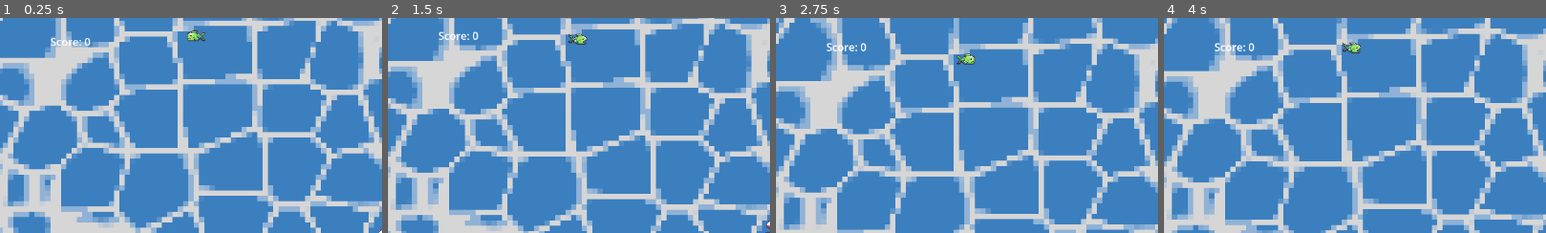
Above: before the commit, frames 1-4 (left to right).
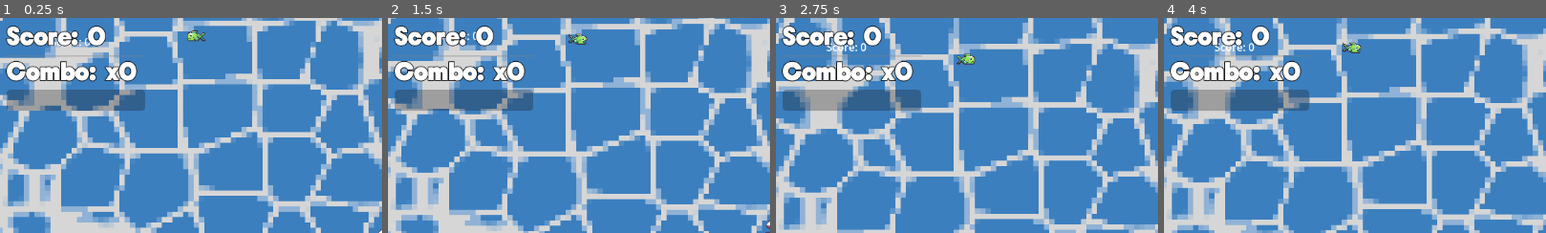
Above: after the commit, the same moments.

Repository: manspider-thatdev/fishing-game
Game: Godot game, scene res://scenes/main.tscn
Same seed, same stepped clock (60 frames per second), same inputs: the game is played once before the commit and once after it.
Inputs:
- Up to frame 1 (0.25 s): no input
- Up to frame 2 (1.5 s): hold D (right) 0.53-1.28 s; hold Space (space) 0.53-1.28 s; hold S (down) from 1.28 s (still down); tap K at 1.35 s
- Up to frame 3 (2.75 s): release S (down) at 2.03 s; hold D (right) from 2.03 s (still down); hold Space (space) from 2.03 s (still down)
- Up to frame 4 (4 s): release D (right) at 2.78 s; release Space (space) at 2.78 s; hold W (up) 2.78-3.53 s; tap K at 2.85 s; hold A (left) from 3.53 s (still down); hold Space (space) from 3.53 s (still down)
The pictures show only the part of the screen within x 0-50%, y 0-50%; the shares and areas given below are measured in that part.

The runs differ from the first frame. In frame 1, 7.5% of the frame differs, in the area x 1-38%, y 3-44%; in frame 2, 7.5%; in frame 3, 7.5%, in the area x 1-39%, y 3-44%; in frame 4, 7.5%.

Commit message:
Setting Up UI Node & Hooking up a Bunch of Stuff

Diff:
--- /dev/null
+++ b/scenes/fishing_gui.tscn
@@ -0,0 +1,41 @@
+[gd_scene load_steps=3 format=3 uid="uid://d34xyh3hk8kgu"]
+
+[ext_resource type="Script" path="res://scripts/fishing_gui.gd" id="1_tdink"]
+[ext_resource type="FontFile" uid="uid://byl2kimsamg54" path="res://assets/fonts/BNHightide.otf" id="1_yjyji"]
+
+[node name="fishing_gui" type="CanvasLayer"]
+script = ExtResource("1_tdink")
+
+[node name="MarginContainer" type="MarginContainer" parent="."]
+offset_right = 219.0
+offset_bottom = 140.0
+theme_override_constants/margin_left = 10
+theme_override_constants/margin_top = 10
+
+[node name="VBoxContainer" type="VBoxContainer" parent="MarginContainer"]
+layout_mode = 2
+
+[node name="ScoreLabel" type="Label" parent="MarginContainer/VBoxContainer"]
+layout_mode = 2
+theme_override_constants/outline_size = 4
+theme_override_fonts/font = ExtResource("1_yjyji")
+theme_override_font_sizes/font_size = 40
+text = "Score: 0"
+
+[node name="HSeparator" type="HSeparator" parent="MarginContainer/VBoxContainer"]
+layout_mode = 2
+
+[node name="ComboLabel" type="Label" parent="MarginContainer/VBoxContainer"]
+layout_mode = 2
+theme_override_constants/outline_size = 4
+theme_override_fonts/font = ExtResource("1_yjyji")
+theme_override_font_sizes/font_size = 40
+text = "Combo: x0"
+
+[node name="ProgressBar" type="ProgressBar" parent="MarginContainer/VBoxContainer"]
+layout_mode = 2
+size_flags_vertical = 3
+theme_override_constants/outline_size = 4
+max_value = 20.0
+allow_greater = true
+show_percentage = false
--- a/scenes/main.tscn
+++ b/scenes/main.tscn
@@ -1,5 +1,6 @@
-[gd_scene load_steps=10 format=3 uid="uid://cxns4l7xchmcv"]
+[gd_scene load_steps=11 format=3 uid="uid://cxns4l7xchmcv"]
 
+[ext_resource type="Script" path="res://scripts/main_scene.gd" id="1_1uytb"]
 [ext_resource type="PackedScene" uid="uid://cjy642yatxidm" path="res://scenes/bobber.tscn" id="1_pr8x7"]
 [ext_resource type="Script" path="res://scripts/fish_parent.gd" id="2_wj0nw"]
 [ext_resource type="PackedScene" uid="uid://cwscpvynsuxme" path="res://scenes/ocean.tscn" id="3_3r3hx"]
@@ -11,6 +12,7 @@
 [ext_resource type="Resource" uid="uid://bglcqm51ufwp8" path="res://assets/data/fish/yellow_fish_data.tres" id="8_fer5s"]
 
 [node name="Main" type="Node2D"]
+script = ExtResource("1_1uytb")
 
 [node name="Bobber" parent="." instance=ExtResource("1_pr8x7")]
 max_cast_distance = 600.0
--- /dev/null
+++ b/scripts/fishing_gui.gd
@@ -0,0 +1,23 @@
+extends CanvasLayer
+
+var score_string: String = "Score: %d"
+var combo_string: String = "Combo: x%d"
+@onready var score_label = $MarginContainer/VBoxContainer/ScoreLabel
+@onready var combo_label = $MarginContainer/VBoxContainer/ComboLabel
+@onready var combo_bar = $MarginContainer/VBoxContainer/ProgressBar
+
+# Called when the node enters the scene tree for the first time.
+func _ready() -> void:
+	Globals.score_updated.connect(_on_score_update)
+	Globals.combo_updated.connect(_on_combo_update)
+
+# Called every frame. 'delta' is the elapsed time since the previous frame.
+func _process(delta: float) -> void:
+	assert(Globals.combo_timer)
+	combo_bar.value = Globals.combo_timer.time_left
+
+func _on_score_update(score: int):
+	score_label.text = score_string % score
+
+func _on_combo_update(combo: int):
+	combo_label.text = combo_string % combo
--- a/scripts/globals.gd
+++ b/scripts/globals.gd
@@ -1,15 +1,20 @@
 extends Node
+const GUI_SCENE := preload("res://scenes/fishing_gui.tscn")
+const COMBO_TIME := 20 # seconds
+@onready var root := get_tree().root
 
-var SCORE: int = 0:
+# Try not to touch these much outside of this script pls
+var score: int = 0:
 	set(val):
-		SCORE = val
-		score_updated.emit(SCORE)
-var COMBO: int = 0:
+		score = val
+		score_updated.emit(score)
+var combo: int = 0:
 	set(val):
-		COMBO = val
-		combo_updated.emit(COMBO)
-var BOBBER: Area2D = null
-@onready var root := get_tree().root
+		combo = val
+		combo_updated.emit(combo)
+var bobber: Area2D = null
+var gui_node: CanvasLayer = null
+var combo_timer: Timer = null
 
 signal score_updated(score: int)
 signal combo_updated(combo: int)
@@ -22,25 +27,40 @@
 func _process(delta: float) -> void:
 	pass
 
-func connect_bobber(bobber: Node2D):
-	BOBBER = bobber
-	BOBBER.win_fish.connect(_on_bobber_win)
-	BOBBER.lose_fish.connect(_on_bobber_lose)
-	score_updated.connect(BOBBER._on_score_changes)
-	return
+func instantiate_combo_timer() -> void:
+	if combo_timer:
+		combo_timer.queue_free()
+	combo_timer = Timer.new()
+	combo_timer.wait_time = COMBO_TIME
+	combo_timer.timeout.connect(_on_combo_timeout)
+	add_child(combo_timer)
+
+func instantiate_gui() -> CanvasLayer:
+	instantiate_combo_timer()
+	gui_node = GUI_SCENE.instantiate()
+	return gui_node
+
+func connect_bobber(bobber_node: Node2D):
+	bobber = bobber_node
+	bobber.win_fish.connect(_on_bobber_win)
+	bobber.lose_fish.connect(_on_bobber_lose)
+	score_updated.connect(bobber._on_score_changes)
 
 func score_calc(fish: FishData) -> int:
 	var size := fish.qte_size
 	var time := fish.qte_time
-	var c := COMBO if COMBO > 0 else 1
+	var c := combo if combo > 0 else 1
 	return floori(size * (size/time) * c)
 
 func _on_bobber_win(fish: FishData):
-	SCORE += score_calc(fish)
-	COMBO += 1
-	return
+	score += score_calc(fish)
+	combo += 1
+	combo_timer.start(COMBO_TIME)
 
 func _on_bobber_lose(fish: FishData):
-	SCORE -= fish.qte_size
-	COMBO = 0
-	return
+	score -= fish.qte_size
+	combo = 0
+	combo_timer.stop()
+
+func _on_combo_timeout():
+	combo = 0
--- /dev/null
+++ b/scripts/main_scene.gd
@@ -0,0 +1,9 @@
+extends Node2D
+
+# Called when the node enters the scene tree for the first time.
+func _ready() -> void:
+	add_child(Globals.instantiate_gui())
+
+# Called every frame. 'delta' is the elapsed time since the previous frame.
+func _process(delta: float) -> void:
+	pass
